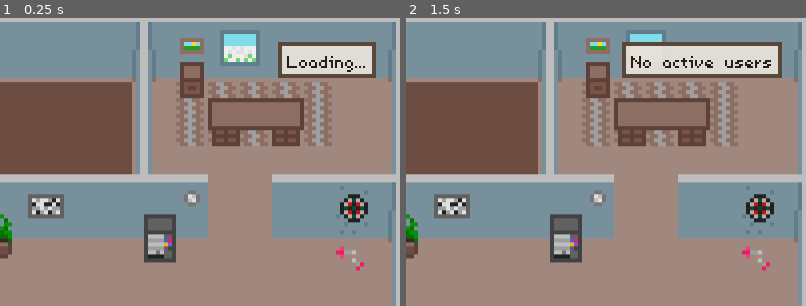
Above: before the commit, frames 1-2 (left to right).
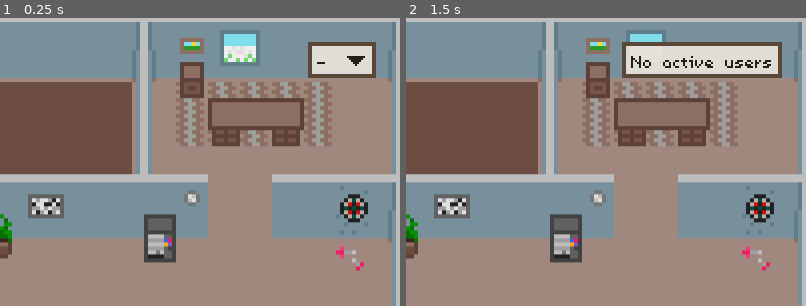
Above: after the commit, the same moments.

Repository: einord/agent-office
Game: Godot game, scene res://scenes/main.tscn
Two runs of this game, one before a commit and one after it. Both use one fixed random seed, a clock stepped at 60 frames per second and the inputs below.
Inputs (mouse positions are % of the whole screen's width and height, from its top left):
- Up to frame 1 (0.25 s): no input
- Up to frame 2 (1.5 s): tap Enter at 0.5 s; move the mouse to (91, 7) at 0.52 s; click (91, 7) at 0.67 s; tap Space at 1.25 s; move the mouse to (30, 55) at 1.27 s; click (30, 55) at 1.42 s
The pictures show only the part of the screen within x 50-100%, y 0-50%; the shares and areas given below are measured in that part.

The runs differ from the first frame. In frame 1, 1.3% of the frame differs, in the area x 69-92%, y 8-21%; in frame 2, nothing differs.

Commit message:
refactor: address code review feedback
- Extract buildUserStatsPayload() to avoid duplication
- Add push_warning for font loading failure
- Clear existing interval in initWebSocketServer to prevent duplicates
- Call _update_display() in _ready() to handle early data

Diff:
--- a/gui/agent-office/scenes/main.tscn
+++ b/gui/agent-office/scenes/main.tscn
@@ -34,7 +34,7 @@
 size_2d_override_stretch = true
 render_target_update_mode = 4
 
-[node name="Game" parent="AspectRatioContainer/SubViewportContainer/SubViewport" unique_name_in_owner=true instance=ExtResource("1_game")]
+[node name="Game" parent="AspectRatioContainer/SubViewportContainer/SubViewport" instance=ExtResource("1_game")]
 
 [node name="UILayer" type="Control" parent="." unique_id=1033649464]
 texture_filter = 1
@@ -46,5 +46,5 @@
 grow_vertical = 2
 mouse_filter = 2
 
-[node name="UserStatsOverlay" parent="UILayer" unique_name_in_owner=true instance=ExtResource("2_overlay")]
+[node name="UserStatsOverlay" parent="UILayer" instance=ExtResource("2_overlay")]
 layout_mode = 1
--- a/gui/agent-office/scenes/user_stats_overlay.gd
+++ b/gui/agent-office/scenes/user_stats_overlay.gd
@@ -18,8 +18,11 @@
 
 func _ready() -> void:
 	_font = load("res://assets/fonts/Axolotl.ttf")
+	if _font == null:
+		push_warning("UserStatsOverlay: Failed to load font at 'res://assets/fonts/Axolotl.ttf'")
 	get_tree().root.size_changed.connect(_on_window_resized)
 	_on_window_resized()
+	_update_display()
 
 func _gui_input(event: InputEvent) -> void:
 	if event is InputEventMouseButton and event.pressed and event.button_index == MOUSE_BUTTON_LEFT:
Not shown, changed: backend/src/websocket/server.ts
